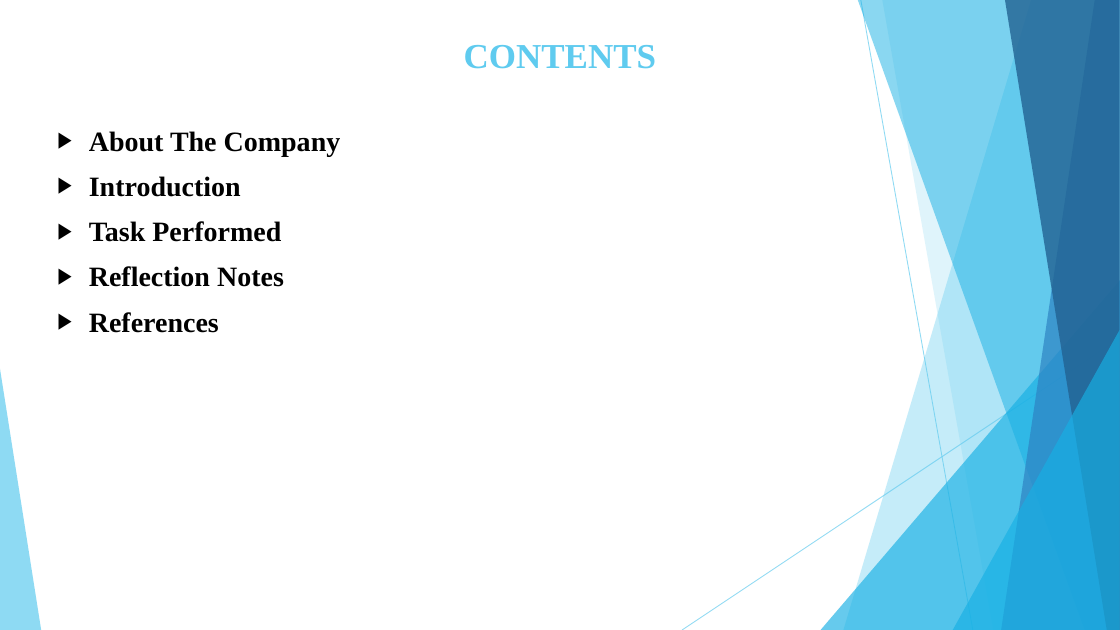
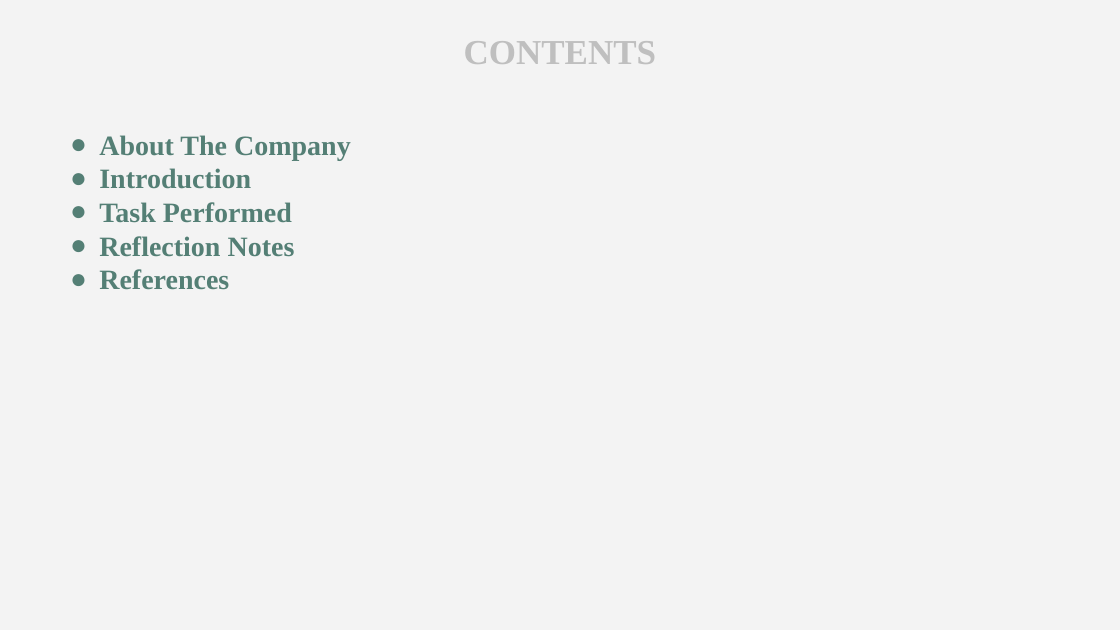
Before and after one commit to Mohammed-Jabi/Internship-Reports, a slide deck: slide 2 of Internship Presentation.pptx. Drawn at 1120x630 pixels with LibreOffice and Linux fonts; fonts in the diff are those of the drawing. Boxes give left, top, right and bottom in pixels: in the first picture for what was removed or moved away, otherwise in the second. Text is boxed around its words. In the diff, an @@ line names an element or a change of style, - is before the commit and + after.

```diff
--- a/Internship Presentation.pptx
+++ b/Internship Presentation.pptx
@@ background #FFFFFF to #F3F3F3 @@
@@ title "CONTENTS" at bbox=[464, 41, 656, 64]: text colour #5FCBEF to #BFBFBF @@
@@ text "About The Company" at bbox=[99, 135, 351, 290]: text colour #000000 to #547F75; bullet ▶ to ●; less space between paragraphs @@
@@ group removed at bbox=[0, 0, 1120, 630]: 5 freeform shapes, 3 triangles, 2 lines @@
```
Also in this commit, not shown: 24 other slides changed.
